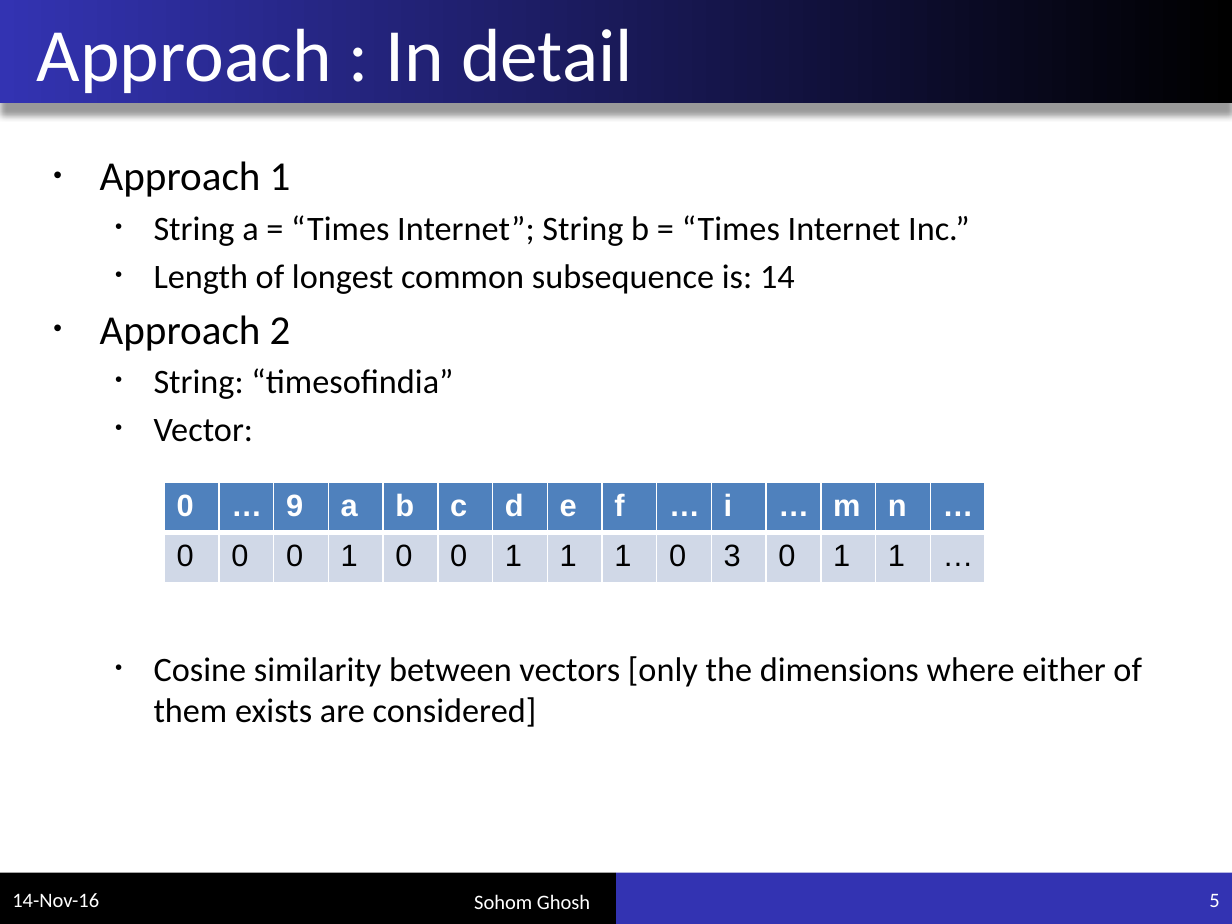
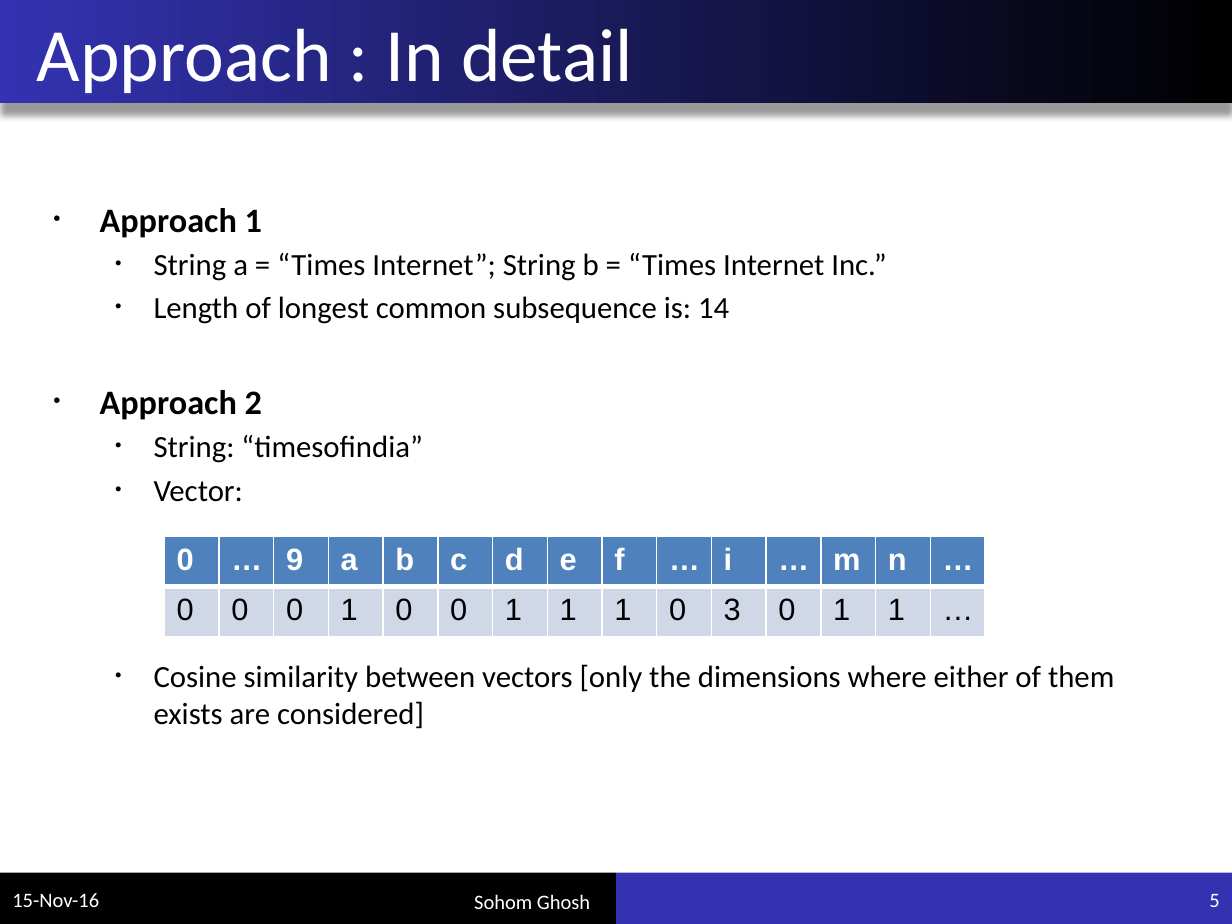
Before and after one commit to sohomghosh/company_clustering, a slide deck: slide 5 of presentation.pptx. Drawn at 1232x924 pixels with LibreOffice and Linux fonts; fonts in the diff are those of the drawing. Boxes give left, top, right and bottom in pixels: in the first picture for what was removed or moved away, otherwise in the second. Text is boxed around its words. In the diff, an @@ line names an element or a change of style, - is before the commit and + after.

```diff
--- a/presentation.pptx
+++ b/presentation.pptx
@@ text "Approach 1" at <box>100,208,1114,729</box>: size 24 to 20 pt, bold on in "Approach 1", "Approach 2"; size 20 to 18 pt @@
@@ table: place and size @@
-table at <box>164,483,977,583</box>
+table at <box>164,537,977,637</box>
@@ text at <box>12,893,99,907</box>: text changed @@
-14-Nov-16
+15-Nov-16
```
Also in this commit, not shown: 13 other slides changed, 1 other file.
